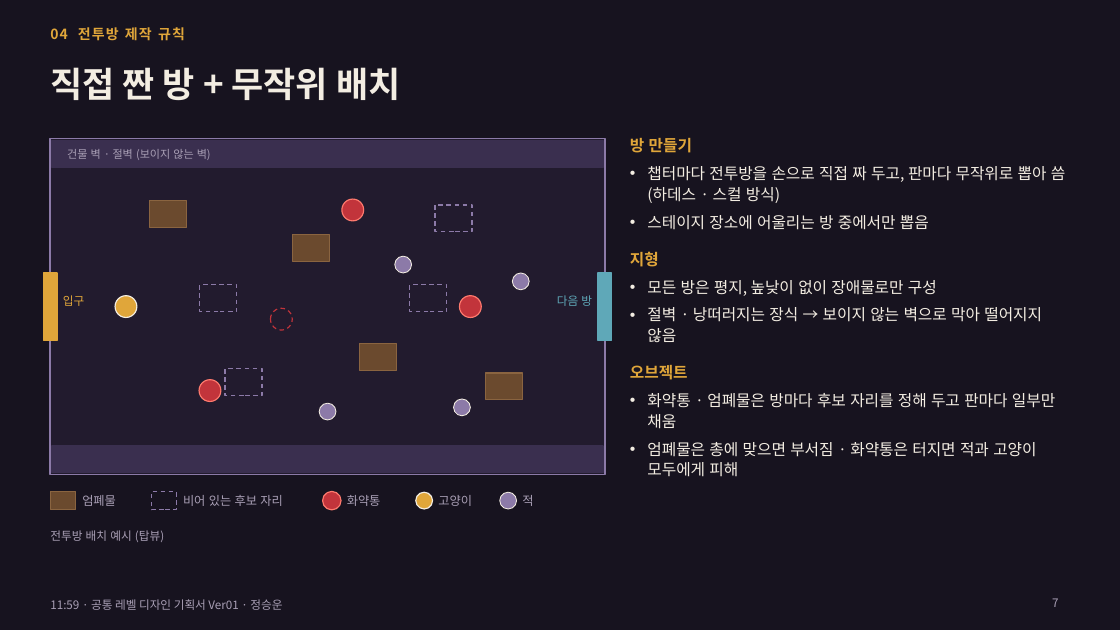
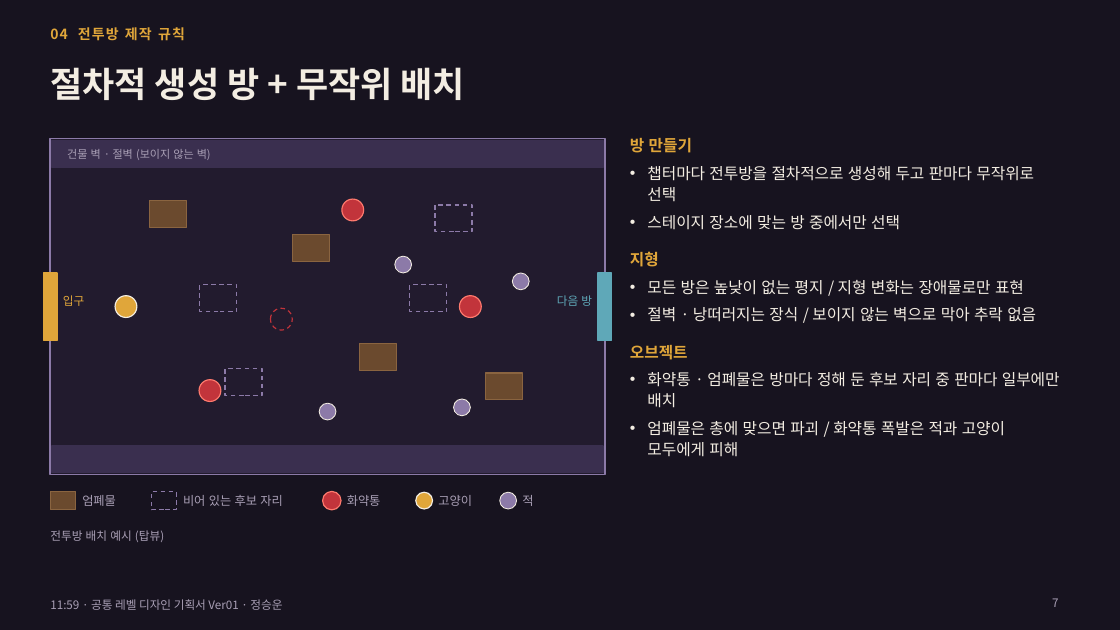
Before and after one commit to inory16351/Cat_Tang, a slide deck: slide 7 of docs/1159_공통_레벨디자인_기획서_20261116_정승운_Ver01.pptx. Drawn at 1120x630 pixels with LibreOffice and Linux fonts; fonts in the diff are those of the drawing. Boxes give left, top, right and bottom in pixels: in the first picture for what was removed or moved away, otherwise in the second. Text is boxed around its words. In the diff, an @@ line names an element or a change of style, - is before the commit and + after.

```diff
--- a/docs/1159_공통_레벨디자인_기획서_20261116_정승운_Ver01.pptx
+++ b/docs/1159_공통_레벨디자인_기획서_20261116_정승운_Ver01.pptx
@@ title at bbox=[50, 67, 465, 100]: text changed @@
-직접 짠 방 + 무작위 배치
+절차적 생성 방 + 무작위 배치
@@ text at bbox=[647, 166, 1034, 230]: text changed @@
-• 챕터마다 전투방을 손으로 직접 짜 두고, 판마다 무작위로 뽑아 씀 (하데스 · 스컬 방식)
-• 스테이지 장소에 어울리는 방 중에서만 뽑음
+• 챕터마다 전투방을 절차적으로 생성해 두고 판마다 무작위로 선택
+• 스테이지 장소에 맞는 방 중에서만 선택
@@ text at bbox=[647, 280, 1036, 322]: text changed @@
-• 모든 방은 평지, 높낮이 없이 장애물로만 구성
-• 절벽 · 낭떠러지는 장식 → 보이지 않는 벽으로 막아 떨어지지 않음
+• 모든 방은 높낮이 없는 평지 / 지형 변화는 장애물로만 표현
+• 절벽 · 낭떠러지는 장식 / 보이지 않는 벽으로 막아 추락 없음
@@ text at bbox=[647, 372, 1060, 457]: text changed @@
-• 화약통 · 엄폐물은 방마다 후보 자리를 정해 두고 판마다 일부만 채움
-• 엄폐물은 총에 맞으면 부서짐 · 화약통은 터지면 적과 고양이 모두에게 피해
+• 화약통 · 엄폐물은 방마다 정해 둔 후보 자리 중 판마다 일부에만 배치
+• 엄폐물은 총에 맞으면 파괴 / 화약통 폭발은 적과 고양이 모두에게 피해
```
Also in this commit, not shown: 9 other slides changed, 1 other file.
